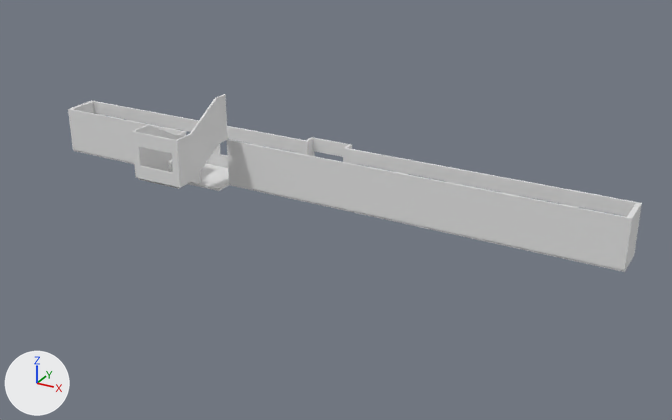
The FBX model Assets/JP_School corridor/Mesh/FBX 2013/CORRIDOR01.fbx: old version first, new version second.
Both versions are drawn from a 50 mm lens placed at (41.1, -67.0, 32.3), pointed at (4.5, -0.3, -1.0). Lighting does not change. The marker at lower left points along +X, +Y and +Z. Materials are left out; every surface is plain grey. Where no turn or scale is listed for an object, it has been applied to the vertices.

Before the edit, the objects in view are built like this:
```python
me_floor = bpy.data.meshes.new('floor')
me_floor.from_pydata(...)  # 32 vertices, 30 faces; spans x -2512.0..3006.0, y -20.0..0.0, z -258.0..332.0
# faces by material slot: [22, 8]
me_floor.materials.append(mat_floor01)
me_floor.materials.append(mat_wall02)
me_stair = bpy.data.meshes.new('stair')
me_stair.from_pydata(...)  # 196 vertices, 130 faces; spans x -1067.0..-612.0, y -14.0..557.0, z 284.0..881.0
# faces by material slot: [121, 9]
me_stair.materials.append(mat_stair01)
me_stair.materials.append(mat_floor01)
me_wall = bpy.data.meshes.new('wall')
me_wall.from_pydata(...)  # 233 vertices, 255 faces; spans x -25.1..30.1, y -8.9..2.6, z 0.0..8.5
me_wall.materials.append(mat_wall01)
ob_floor = bpy.data.objects.new('floor', me_floor)
ob_floor.location = (0.0, 0.0, 0.0)
ob_floor.rotation_euler = (1.571, 0.0, 0.0)  # degrees (90, 0, 0)
ob_floor.scale = (0.01, 0.01, 0.01)
ob_stair = bpy.data.objects.new('stair', me_stair)
ob_stair.location = (0.0, 0.0, 0.0)
ob_stair.rotation_euler = (1.571, 0.0, 0.0)  # degrees (90, 0, 0)
ob_stair.scale = (0.01, 0.01, 0.01)
ob_wall = bpy.data.objects.new('wall', me_wall)
ob_wall.location = (0.0, 0.0, 0.0)
```
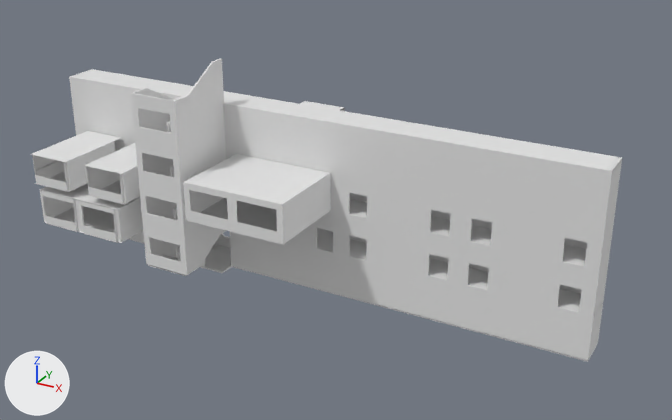
The change, as a list of edits to the scene's bpy script:
```text
Add me_ceiling_002:
    me_ceiling_002.from_pydata([(5.0, 4.0, 3.5), (-5.0, 4.0, 3.5), (-5.0, -4.0, 3.5), (5.0, -4.0, 3.5)], [], [(0, 3, 2, 1)])
Add me_floor_003:
    me_floor_003.from_pydata([(5.0, 4.0, 0.0), (-5.0, 4.0, 0.0), (-5.0, -4.0, 0.0), (5.0, -4.0, 0.0)], [], [(1, 2, 3, 0)])
Add me_ceiling:
    me_ceiling.from_pydata([(-2.25, 3.8, 3.0), (-2.25, -4.2, 3.0), (2.25, 3.8, 3.0), (2.25, -4.2, 3.0)], [], [(1, 0, 2, 3)])
Add me_ceiling_001:
    me_ceiling_001.from_pydata([(-2.25, 4.0, 3.0), (-2.25, -4.0, 3.0), (2.25, 4.0, 3.0), (2.25, -4.0, 3.0)], [], [(1, 0, 2, 3)])
Change ob_floor:
    add ob_floor.parent = ob_corridor01
    ob_floor.rotation_euler: (1.571, 0.0, 0.0) -> (0.0, 0.0, 0.0)  # degrees (90, 0, 0) -> degrees (0, 0, 0)
    ob_floor.scale: (0.01, 0.01, 0.01) -> (1.0, 1.0, 1.0)
Change ob_stair:
    add ob_stair.parent = ob_corridor01
    ob_stair.rotation_euler: (1.571, 0.0, 0.0) -> (0.0, 0.0, 0.0)  # degrees (90, 0, 0) -> degrees (0, 0, 0)
    ob_stair.scale: (0.01, 0.01, 0.01) -> (1.0, 1.0, 1.0)
Change ob_wall:
    ob_wall.location: (0.0, 0.0, 0.0) -> (-2.47, 3.14, -2.02)
Add ob_corridor01:
    ob_corridor01 = bpy.data.objects.new('CORRIDOR01', None)
    ob_corridor01.location = (-2.472, 3.137, -2.018)
    ob_corridor01.rotation_euler = (1.571, 0.0, 0.0)  # degrees (90, 0, 0)
    ob_corridor01.scale = (0.01, 0.01, 0.01)
Add ob_wall_001:
    ob_wall_001 = bpy.data.objects.new('wall.001', me_wall_001)  # 74 vertices, 46 faces; spans x -5.0..5.0, y -4.0..4.0, z 0.0..3.5
    ob_wall_001.location = (-20.41, -2.72, -6.25)
Add ob_floor_4:
    ob_floor_4 = bpy.data.objects.new('floor_4', me_floor)
    ob_floor_4.parent = ob_corridor01
    ob_floor_4.location = (-0.0000305, 423.3, 0.0)
Add ob_stair_3:
    ob_stair_3 = bpy.data.objects.new('stair_3', me_stair)
    ob_stair_3.parent = ob_corridor01
    ob_stair_3.location = (-0.0000305, -423.3, -0.000122)
Add ob_wall_women:
    ob_wall_women = bpy.data.objects.new('wall_women', me_wall_women)  # 68 vertices, 33 faces; spans x -2.25..2.25, y -4.0..4.0, z -0.05..3.0
    ob_wall_women.location = (-16.67, -2.7, -1.97)
Add ob_ceiling_002:
    ob_ceiling_002 = bpy.data.objects.new('ceiling.002', me_ceiling_002)
    ob_ceiling_002.location = (-20.41, -2.62, -6.25)
Add ob_floor_003:
    ob_floor_003 = bpy.data.objects.new('floor.003', me_floor_003)
    ob_floor_003.location = (-20.41, -2.62, -6.25)
Add ob_floor_3:
    ob_floor_3 = bpy.data.objects.new('floor_3', me_floor)
    ob_floor_3.parent = ob_corridor01
    ob_floor_3.location = (-0.0000305, -423.3, -0.000122)
Add ob_ceiling:
    ob_ceiling = bpy.data.objects.new('ceiling', me_ceiling)
    ob_ceiling.location = (-23.41, -2.62, -2.01)
Add ob_wall_men:
    ob_wall_men = bpy.data.objects.new('wall_men', me_wall_men)  # 86 vertices, 41 faces; spans x -2.25..2.25, y -4.2..3.8, z -0.05..3.0
    ob_wall_men.location = (-23.41, -2.62, -2.01)
Add ob_wall_3:
    ob_wall_3 = bpy.data.objects.new('wall_3', me_scene_015)  # 349 vertices, 564 faces; spans x -25.1..30.1, y -8.9..2.6, z 0.0..8.5
    ob_wall_3.location = (-2.47, 3.14, -6.25)
Add ob_floor_002:
    ob_floor_002 = bpy.data.objects.new('floor.002', me_floor_002)  # 16 vertices, 7 faces; spans x -2.25..2.25, y -4.0..4.0, z -0.05..0.0
    ob_floor_002.location = (-16.67, -2.7, -1.97)
Add ob_floor_2:
    ob_floor_2 = bpy.data.objects.new('floor_2', me_floor)
    ob_floor_2.parent = ob_corridor01
    ob_floor_2.location = (-0.0000305, -846.6, 0.0)
Add ob_floor_001:
    ob_floor_001 = bpy.data.objects.new('floor.001', me_floor_001)  # 16 vertices, 7 faces; spans x -2.25..2.25, y -4.2..3.8, z -0.05..0.0
    ob_floor_001.location = (-23.41, -2.62, -2.01)
Add ob_wall_2:
    ob_wall_2 = bpy.data.objects.new('wall_2', me_scene_014)  # 233 vertices, 506 faces; spans x -2512.0..3006.0, y 0.0..847.0, z -258.0..885.0
    ob_wall_2.parent = ob_corridor01
    ob_wall_2.location = (-0.0000305, 423.3, 0.0)
Add ob_wall_1:
    ob_wall_1 = bpy.data.objects.new('wall_1', me_scene_014)  # 233 vertices, 506 faces; spans x -2512.0..3006.0, y 0.0..847.0, z -258.0..885.0
    ob_wall_1.parent = ob_corridor01
    ob_wall_1.location = (-0.0000305, -846.6, 0.0)
Add ob_ceiling_001:
    ob_ceiling_001 = bpy.data.objects.new('ceiling.001', me_ceiling_001)
    ob_ceiling_001.location = (-16.67, -2.7, -1.97)
Add ob_shadow:
    ob_shadow = bpy.data.objects.new('shadow', me_shadow)  # 32 vertices, 22 faces; spans x -5.1..5.1, y -4.1..4.1, z -0.1..3.6
    ob_shadow.location = (-2.06, -2.81, -1.9)
Add ob_floor_1:
    ob_floor_1 = bpy.data.objects.new('floor_1', me_floor)
    ob_floor_1.parent = ob_corridor01
    ob_floor_1.location = (-0.0000305, 846.6, 0.0)
Add ob_stair_2:
    ob_stair_2 = bpy.data.objects.new('stair_2', me_stair)
    ob_stair_2.parent = ob_corridor01
    ob_stair_2.location = (-0.0000305, -846.6, 0.0)
```

Where the change shows, as pixel boxes (x1, y1, x2, y2) in the pictures (672 x 420 px):
'wall', moved: before (68, 94, 642, 270); after (74, 104, 616, 270)
'wall_2', added: after (69, 58, 622, 222)
'wall_1', added: after (130, 224, 604, 360)
'wall_3', added: after (139, 147, 610, 316)
'shadow', added: after (183, 154, 331, 245)
'floor_1', added: after (70, 70, 622, 171)
'floor', moved, turned, rescaled: before (73, 149, 634, 272); after (350, 199, 609, 272)
'wall.001', added: after (40, 190, 143, 243)
'wall_men', added: after (32, 141, 116, 191)
'floor_3', added: after (220, 228, 603, 316)
'wall_women', added: after (86, 166, 140, 204)
'ceiling', added: after (32, 131, 120, 162)
'floor_2', added: after (129, 238, 598, 362)
'ceiling.001', added: after (84, 143, 137, 174)
'floor.003', added: after (45, 201, 121, 243)
'ceiling.002', added: after (40, 183, 140, 209)
'stair', moved, turned, rescaled: before (139, 144, 219, 189); after (170, 165, 174, 177)
'floor.002', added: after (88, 180, 125, 205)
'stair_2', added: after (148, 247, 205, 276)
'floor.001', added: after (35, 171, 70, 192)
'stair_3', added: after (159, 207, 178, 220)
'floor_4', added: after (224, 147, 616, 222)
